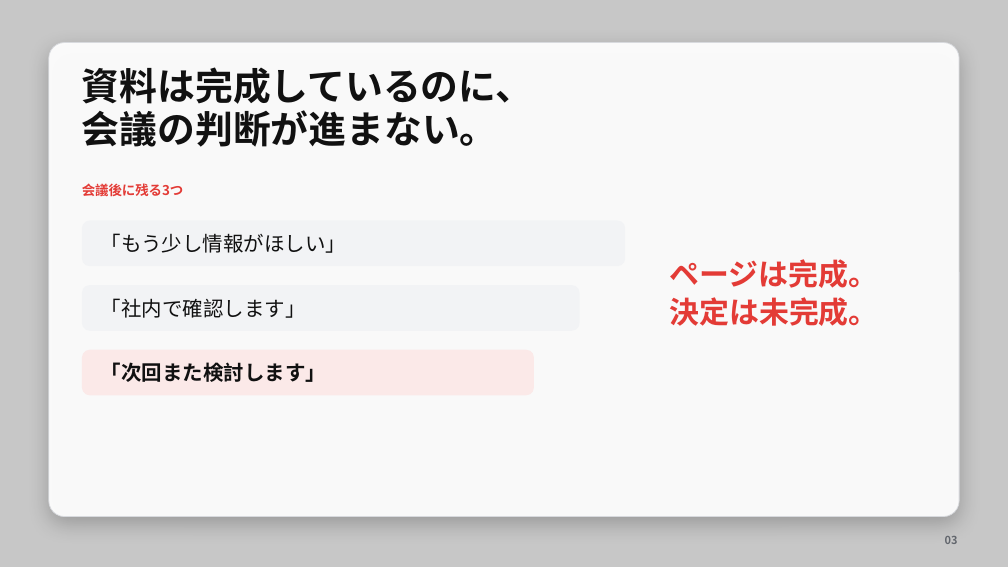
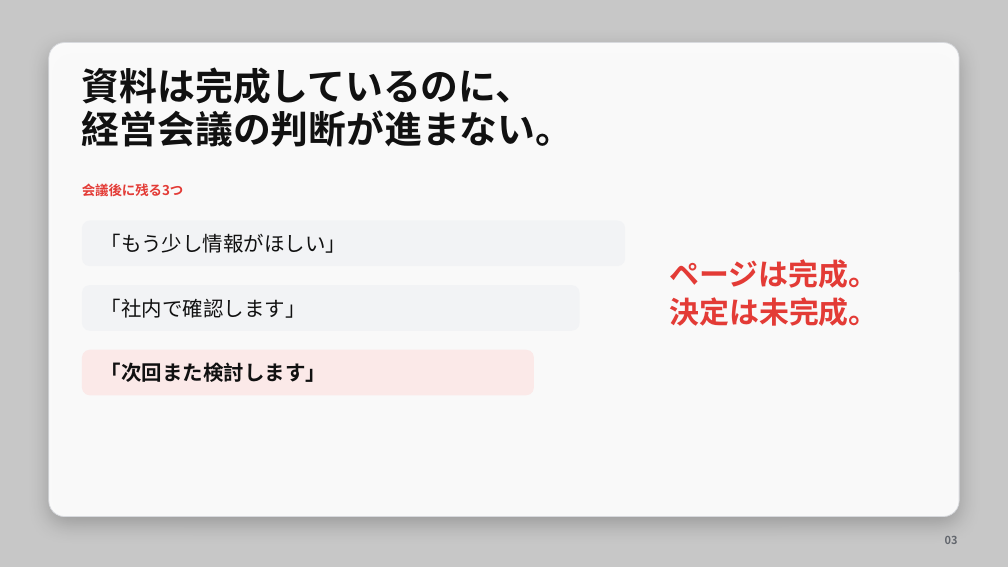
Before and after one commit to Bivrosttt/ai-komon2, a slide deck: slide 3 of materials/ai-komon-ai-presentation-masterclass.pptx. Drawn at 1008x567 pixels with LibreOffice and Linux fonts; fonts in the diff are those of the drawing; background and template pictures are left out. Boxes give left, top, right and bottom in pixels: in the first picture for what was removed or moved away, otherwise in the second. Text is boxed around its words. In the diff, an @@ line names an element or a change of style, - is before the commit and + after.

```diff
--- a/materials/ai-komon-ai-presentation-masterclass.pptx
+++ b/materials/ai-komon-ai-presentation-masterclass.pptx
@@ text at <box>82,110,573,147</box>: text changed @@
-会議の判断が進まない。
+経営会議の判断が進まない。
```
Also in this commit, not shown: 5 other slides changed, 9 other files.
